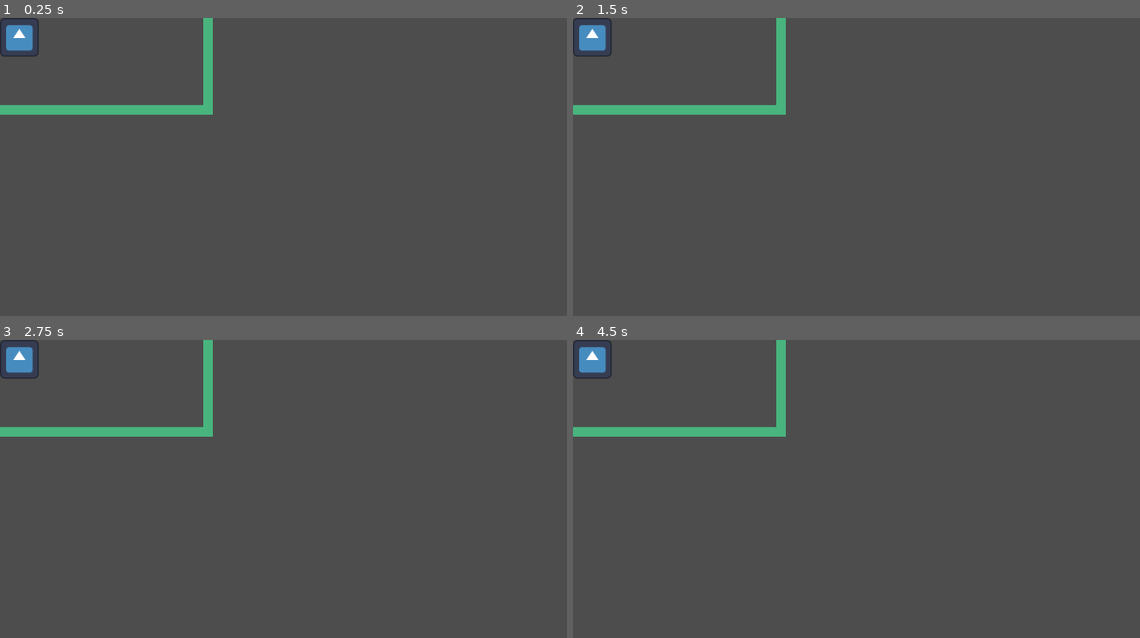
Above: before the commit, frames 1-4 (two rows, left to right).
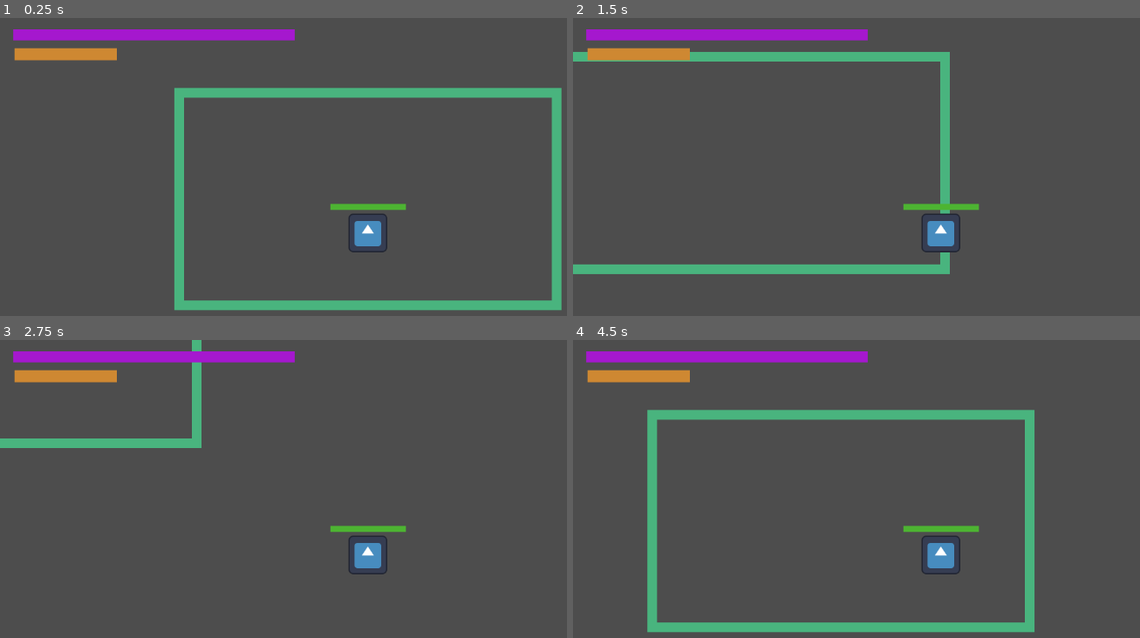
Above: after the commit, the same moments.

Repository: jonahkeeganross/ECS179Project
Game: Godot game, scene res://Scenes/Crown.tscn
Same seed, same stepped clock (60 frames per second), same inputs: the game is played once before the commit and once after it. Before the commit the project has no main scene; this scene is started directly in both runs. The engine's default icon, where the game draws it, is replaced by a stand-in: a white triangle on a blue panel in a dark square.
Inputs (mouse positions are in pixels of both pictures, inside the frame that each line leads up to):
- Up to frame 1 (0.25 s): no input
- Up to frame 2 (1.5 s): tap Enter at 0.5 s; move the mouse to (1077, 193) at 0.52 s; hold D (move_right) 0.53-1.28 s; tap Shift (dash) at 0.6 s; move the mouse to (782, 232) at 1.27 s; hold S (move_down) from 1.28 s (still down); click (782, 232) at 1.35 s
- Up to frame 3 (2.75 s): tap Shift (dash) at 1.55, 2.1 s; move the mouse to (419, 450) at 2.02 s; release S (move_down) at 2.03 s; hold D (move_right) from 2.03 s (still down)
- Up to frame 4 (4.5 s): move the mouse to (884, 614) at 2.77 s; release D (move_right) at 2.78 s; hold W (move_up) 2.78-3.53 s; tap Shift (dash) at 2.85, 3.8, 4.35 s; move the mouse to (1128, 593) at 3.52 s; hold A (move_left) from 3.53 s (still down); click (1128, 593) at 3.6 s; move the mouse to (714, 477) at 4.27 s

The runs differ from the first frame. In frame 1, 12% of the frame differs, in the area x 0-100%, y 0-99%; in frame 2, 10%; in frame 3, 7.0%; in frame 4, 12%.
Error before the commit: Parse Error: Identifier "right_cmd" not declared in the current scope. (res://Scripts/player.gd:38)

Commit message:
Basic character movement, hud addition, dash addition and healthbar addition

Diff:
--- a/cursed-crown/Scenes/Crown.tscn
+++ b/cursed-crown/Scenes/Crown.tscn
@@ -1,8 +1,10 @@
-[gd_scene load_steps=11 format=4 uid="uid://dvv2hjnsm3aoa"]
+[gd_scene load_steps=15 format=4 uid="uid://dvv2hjnsm3aoa"]
 
 [ext_resource type="Texture2D" uid="uid://df0d7c313xyvx" path="res://Assets/Tilesets/tilesheet_complete.png" id="1_ctg82"]
 [ext_resource type="Script" uid="uid://b587w7w3v17d6" path="res://Scripts/player.gd" id="2_8fven"]
 [ext_resource type="Texture2D" uid="uid://b5q6acgditvss" path="res://Assets/icon.svg" id="3_pds1l"]
+[ext_resource type="Script" uid="uid://c87geakc2kbi" path="res://Scripts/camera_controller.gd" id="4_8fven"]
+[ext_resource type="Script" uid="uid://n006wbdkk7yk" path="res://Scripts/HUD.gd" id="5_pds1l"]
 
 [sub_resource type="TileSetScenesCollectionSource" id="TileSetScenesCollectionSource_epypp"]
 
@@ -3222,12 +3224,19 @@
 size = Vector2(61, 59)
 
 [sub_resource type="RectangleShape2D" id="RectangleShape2D_0hol4"]
+size = Vector2(64, 62)
 
 [sub_resource type="StyleBoxFlat" id="StyleBoxFlat_tx0tn"]
 bg_color = Color(0.30007377, 0.7055571, 0.19665858, 1)
 
 [sub_resource type="StyleBoxFlat" id="StyleBoxFlat_wjtap"]
 bg_color = Color(0.7155259, 0.25165454, 0.1472848, 1)
+
+[sub_resource type="StyleBoxFlat" id="StyleBoxFlat_8fven"]
+bg_color = Color(0.8069555, 0.53231496, 0.1956537, 1)
+
+[sub_resource type="StyleBoxFlat" id="StyleBoxFlat_pds1l"]
+bg_color = Color(0.6469988, 0.093378656, 0.8060419, 1)
 
 [node name="Node2D" type="Node2D"]
 
@@ -3253,15 +3262,15 @@
 texture = ExtResource("3_pds1l")
 
 [node name="Label" type="Label" parent="World/CharacterBody2D"]
-offset_right = 40.0
+offset_right = 61.0
 offset_bottom = 23.0
 
 [node name="AnimationTree" type="AnimationTree" parent="World/CharacterBody2D"]
 
 [node name="Area2D" type="Area2D" parent="World/CharacterBody2D"]
+position = Vector2(32, 32)
 
 [node name="CollisionShape2D" type="CollisionShape2D" parent="World/CharacterBody2D/Area2D"]
-position = Vector2(29, 30)
 shape = SubResource("RectangleShape2D_0hol4")
 
 [node name="HealthBar" type="ProgressBar" parent="World/CharacterBody2D"]
@@ -3272,3 +3281,42 @@
 theme_override_styles/background = SubResource("StyleBoxFlat_tx0tn")
 theme_override_styles/fill = SubResource("StyleBoxFlat_wjtap")
 show_percentage = false
+
+[node name="MainCamera" type="Camera2D" parent="World" node_paths=PackedStringArray("subject")]
+position = Vector2(33, 31)
+script = ExtResource("4_8fven")
+subject = NodePath("../CharacterBody2D")
+metadata/_custom_type_script = "uid://c87geakc2kbi"
+
+[node name="CanvasLayer" type="CanvasLayer" parent="World/MainCamera"]
+
+[node name="HUD" type="Control" parent="World/MainCamera/CanvasLayer"]
+layout_mode = 3
+anchors_preset = 15
+anchor_right = 1.0
+anchor_bottom = 1.0
+grow_horizontal = 2
+grow_vertical = 2
+size_flags_horizontal = 4
+size_flags_vertical = 4
+script = ExtResource("5_pds1l")
+
+[node name="StaminaBar" type="ProgressBar" parent="World/MainCamera/CanvasLayer/HUD"]
+layout_mode = 0
+offset_left = 24.0
+offset_top = 50.0
+offset_right = 193.0
+offset_bottom = 70.0
+theme_override_styles/fill = SubResource("StyleBoxFlat_8fven")
+value = 100.0
+show_percentage = false
+
+[node name="ProgressBar" type="ProgressBar" parent="World/MainCamera/CanvasLayer/HUD"]
+layout_mode = 0
+offset_left = 22.0
+offset_top = 19.0
+offset_right = 487.0
+offset_bottom = 37.0
+theme_override_styles/fill = SubResource("StyleBoxFlat_pds1l")
+value = 100.0
+show_percentage = false
--- a/cursed-crown/Scenes/node_2d.tscn
+++ b/cursed-crown/Scenes/node_2d.tscn
@@ -1,8 +1,9 @@
-[gd_scene load_steps=11 format=4 uid="uid://cmaf257yxol1q"]
+[gd_scene load_steps=12 format=4 uid="uid://cmaf257yxol1q"]
 
 [ext_resource type="Texture2D" uid="uid://df0d7c313xyvx" path="res://Assets/Tilesets/tilesheet_complete.png" id="1_hh5uf"]
 [ext_resource type="Script" uid="uid://b587w7w3v17d6" path="res://Scripts/player.gd" id="2_6whob"]
 [ext_resource type="Texture2D" uid="uid://b5q6acgditvss" path="res://Assets/icon.svg" id="3_u7krg"]
+[ext_resource type="Script" uid="uid://c87geakc2kbi" path="res://Scripts/camera_controller.gd" id="4_6whob"]
 
 [sub_resource type="TileSetScenesCollectionSource" id="TileSetScenesCollectionSource_epypp"]
 
@@ -3272,3 +3273,10 @@
 theme_override_styles/background = SubResource("StyleBoxFlat_tx0tn")
 theme_override_styles/fill = SubResource("StyleBoxFlat_wjtap")
 show_percentage = false
+
+[node name="MainCameraController" type="Camera2D" parent="World" node_paths=PackedStringArray("subject")]
+script = ExtResource("4_6whob")
+subject = NodePath("../CharacterBody2D")
+metadata/_custom_type_script = "uid://c87geakc2kbi"
+
+[node name="CanvasLayer" type="CanvasLayer" parent="World/MainCameraController"]
--- /dev/null
+++ b/cursed-crown/Scripts/Commands/Player/dash_command.gd
@@ -0,0 +1,19 @@
+class_name DashCommand
+extends Command
+
+
+var _cooldown: float = 1.0
+var _dash_length: float = 80
+
+func execute(character: Character) -> Status:
+	#var input = character.movement_speed
+	print("EEXC")
+	if character.velocity.length() < 1:
+		return Status.DONE # In the case that player is not moving dont dash
+	var _cur_vel_norm = character.velocity.normalized()
+	character.position = character.position + _cur_vel_norm * _dash_length
+
+	print("DONE")
+	#character.sprite.flip_h = false
+	#character.change_facing(Character.Facing.RIGHT)
+	return Status.DONE
--- /dev/null
+++ b/cursed-crown/Scripts/Commands/Player/idle_command.gd
@@ -0,0 +1,7 @@
+class_name IdleCommand
+extends Command
+
+func execute(character: Character) -> Status:
+	character.velocity.x = 0
+	character.velocity.y = 0
+	return Status.DONE
--- a/cursed-crown/Scripts/Commands/Player/move_down_command.gd
+++ b/cursed-crown/Scripts/Commands/Player/move_down_command.gd
@@ -2,9 +2,8 @@
 extends Command
 
 
+
 func execute(character: Character) -> Status:
-	var input = character.movement_speed
-	character.velocity.x = input
-	character.sprite.flip_h = false
-	character.change_facing(Character.Facing.RIGHT)
+	var input = 1 * character.movement_speed
+	character.velocity.y = input
 	return Status.DONE
--- a/cursed-crown/Scripts/Commands/Player/move_left_command.gd
+++ b/cursed-crown/Scripts/Commands/Player/move_left_command.gd
@@ -5,7 +5,5 @@
 func execute(character: Character) -> Status:
 	var input = -1 * character.movement_speed
 	character.velocity.x = input
-	character.sprite.flip_h = true
 
-	character.change_facing(Character.Facing.LEFT)
 	return Status.DONE
--- a/cursed-crown/Scripts/Commands/Player/move_right_command.gd
+++ b/cursed-crown/Scripts/Commands/Player/move_right_command.gd
@@ -5,6 +5,4 @@
 func execute(character: Character) -> Status:
 	var input = character.movement_speed
 	character.velocity.x = input
-	character.sprite.flip_h = false
-	character.change_facing(Character.Facing.RIGHT)
 	return Status.DONE
--- a/cursed-crown/Scripts/Commands/Player/move_up_command.gd
+++ b/cursed-crown/Scripts/Commands/Player/move_up_command.gd
@@ -1 +1,8 @@
-extends Node
+class_name MoveUpCommand
+extends Command
+
+
+func execute(character: Character) -> Status:
+	var input = -1 * character.movement_speed
+	character.velocity.y = input
+	return Status.DONE
--- /dev/null
+++ b/cursed-crown/Scripts/HUD.gd
@@ -0,0 +1,33 @@
+class_name HUD
+extends Control
+
+#
+@onready var stamina_bar: ProgressBar = $StaminaBar
+@onready var progress_bar: ProgressBar = $ProgressBar
+
+
+func _ready() -> void:
+	print("DONE")
+	#EventBus.show_boss_health.connect(show_health)
+	#EventBus.hide_boss_health.connect(hide_health)
+	#EventBus.set_health_sig.connect(change_health)
+	#stamina_bar.visible = true
+	#progress_bar.visible = true
+
+	show_health()
+
+func show_health() -> void:
+	stamina_bar.visible = true
+	progress_bar.visible = true
+	print("SHOWING HEALTH")
+
+
+
+func hide_health() -> void:
+	#health_bar.visible = false
+	print("HIDING HEALTH")
+
+
+func change_health(new_health: int) -> void:
+	#health_bar.value = new_health
+	print("SHOWING HEALTH")
--- /dev/null
+++ b/cursed-crown/Scripts/camera_controller.gd
@@ -0,0 +1,33 @@
+class_name CameraController
+extends Camera2D
+
+@export var floating_offset:Vector2 = Vector2.ZERO
+
+var MAX_HEALTH = 100
+var _health = 100
+
+@export var subject:Node2D :
+	set(value):
+		subject = value
+		global_position = subject.global_position + floating_offset
+
+func _ready() -> void:
+	global_position = subject.global_position + floating_offset
+	#$HealthBar.max_value = MAX_HEALTH
+	_health = MAX_HEALTH
+
+func _process(_delta: float) -> void:
+	#print("PROCESSING")
+	global_position.x = subject.global_position.x
+	global_position.y = subject.global_position.y
+
+func set_health_bar() -> void:
+	print("OK")
+	#$HealthBar.value = _health
+
+
+
+func damage(damage: int):
+	_health -= damage
+	if _health < 0:
+		_health = 0
--- a/cursed-crown/Scripts/character.gd
+++ b/cursed-crown/Scripts/character.gd
@@ -14,7 +14,13 @@
 const DEFAULT_MOVE_VELOCITY = 300
 
 var movement_speed = DEFAULT_MOVE_VELOCITY
-var jump_velocity = DEFAULT_JUMP_VELOCITY
+
+
+var right_cmd : Command
+var left_cmd : Command
+var up_cmd : Command
+var down_cmd : Command
+
 
 
 var facing:Facing = Facing.RIGHT
@@ -49,16 +55,16 @@
 	summoning = false
 
 
-	change_facing(facing)
+	#change_facing(facing)
 
 
 func move(value: float) -> void:
 	_horizontal_input = value
 
-
-func change_facing(new_facing:Facing) -> void:
-	facing = new_facing
-	emit_signal("CharacterDirectionChange", facing)
+#
+#func change_facing(new_facing:Facing) -> void:
+	#facing = new_facing
+	#emit_signal("CharacterDirectionChange", facing)
 
 
 #This function is meant to be called in the AnimationController after the each relevant anmiation has concluded.
@@ -71,7 +77,7 @@
 
 
 func _physics_process(delta: float) -> void:
-	_apply_gravity(delta)
+	#_apply_gravity(delta)
 	_apply_movement(delta)
 
 
@@ -79,5 +85,6 @@
 	move_and_slide()
 
 
-func _apply_gravity(delta : float) -> void:
-	velocity.y = minf(TERMINAL_VELOCITY, velocity.y + gravity * delta)
+#func _apply_gravity(delta : float) -> void:
+	#
+	#velocity.y = minf(TERMINAL_VELOCITY, velocity.y + gravity * delta)
--- a/cursed-crown/Scripts/player.gd
+++ b/cursed-crown/Scripts/player.gd
@@ -6,6 +6,8 @@
 	LEFT,
 	RIGHT
 }
+
+var dash_cmd:Command
 var _damaged:bool = false
 var _dead:bool = false
 var _last_pressed:int = Direction.RIGHT
@@ -17,6 +19,7 @@
 
 
 func _ready():
+
 	animation_tree.active = true
 	bind_player_input_commands()
 	command_callback("undeath")
@@ -34,19 +37,19 @@
 
 
 	if move_rl_input > 0.1:
-
 		right_cmd.execute(self)
 	elif move_rl_input < -0.1:
-		if  (fight_bounds.get_lock() == true and \
-		!fight_bounds.in_left_bound(self.global_position)):
-			idle.execute(self)
-
-		else:
-			left_cmd.execute(self)
-
+		left_cmd.execute(self)
+	else	:
+		self.velocity.x = 0
+	if move_ud_input > 0.1:
+		up_cmd.execute(self)
+	elif move_ud_input < -0.1:
+		down_cmd.execute(self)
 	else:
-		idle.execute(self)
-
+		self.velocity.y = 0
+	if Input.is_action_just_pressed("dash"):
+		dash_cmd.execute(self)
 
 	super(delta)
 
@@ -69,21 +72,18 @@
 func bind_player_input_commands():
 	right_cmd = MoveRightCommand.new()
 	left_cmd = MoveLeftCommand.new()
-	dash = DashCommand.new()
-	up_cmd = IdleCommand.new()
-	fire1 = AttackCommand.new()
-	idle = IdleCommand.new()
-	jump_cmd = JumpCommand.new()
+	dash_cmd = DashCommand.new()
+	up_cmd = MoveUpCommand.new()
+	down_cmd = MoveDownCommand.new()
 
 
 func unbind_player_input_commands():
-	right_cmd = IdleCommand.new()
-	left_cmd = IdleCommand.new()
-	dash = IdleCommand.new()
-	up_cmd = IdleCommand.new()
-	fire1 = IdleCommand.new()
-	idle = IdleCommand.new()
-	jump_cmd = IdleCommand.new()
+	print("UNbound bby")
+	#right_cmd = IdleCommand.new()
+	#left_cmd = IdleCommand.new()
+	##dash = IdleCommand.new()
+	#up_cmd = IdleCommand.new()
+	#jump_cmd = IdleCommand.new()
 
 
 func resurrect() -> void:
@@ -100,7 +100,8 @@
 
 #Logic to support the state machine in the AnimationTree
 func _manage_animation_tree_state() -> void:
-	print("KK")
+	health = 100
+	#print("KK")
 
 func _play(player:AudioStreamPlayer2D) -> void:
 	if !player.playing:
--- a/cursed-crown/project.godot
+++ b/cursed-crown/project.godot
@@ -11,6 +11,7 @@
 [application]
 
 config/name="CursedCrown"
+run/main_scene="uid://dvv2hjnsm3aoa"
 config/features=PackedStringArray("4.5", "Forward Plus")
 config/icon="res://Assets/icon.svg"
 
Not shown, added: cursed-crown/Scripts/Commands/Player/dash_command.gd.uid
Not shown, added: cursed-crown/Scripts/Commands/Player/idle_command.gd.uid
Not shown, added: cursed-crown/Scripts/HUD.gd.uid
Not shown, added: cursed-crown/Scripts/camera_controller.gd.uid
